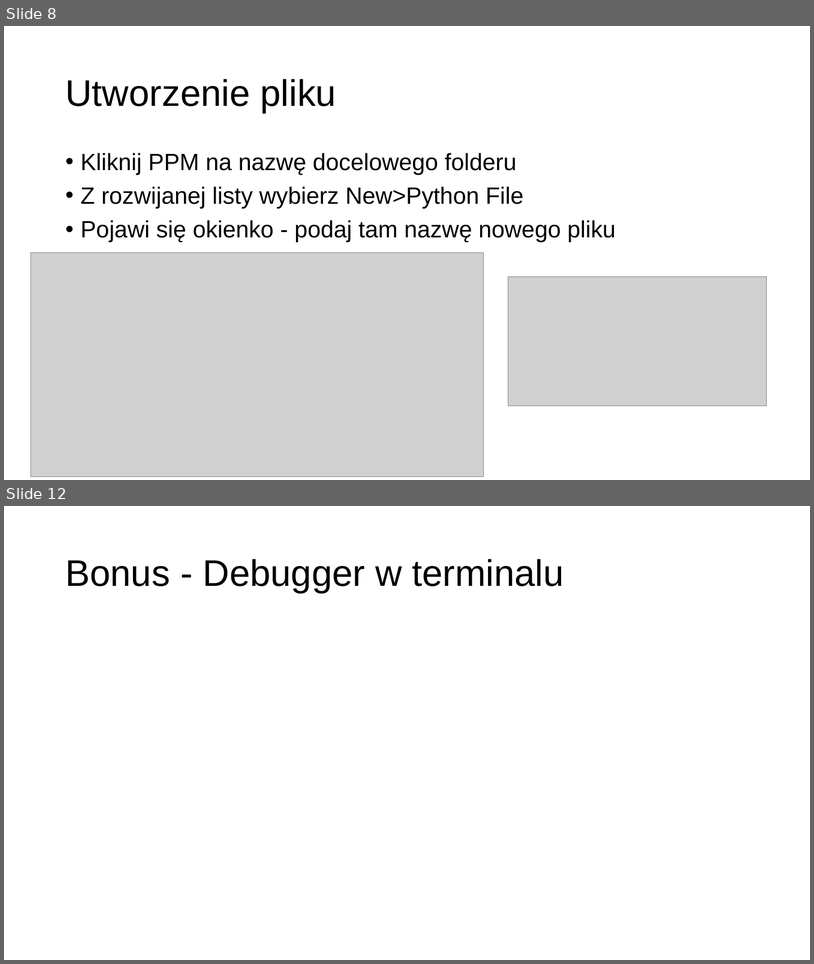
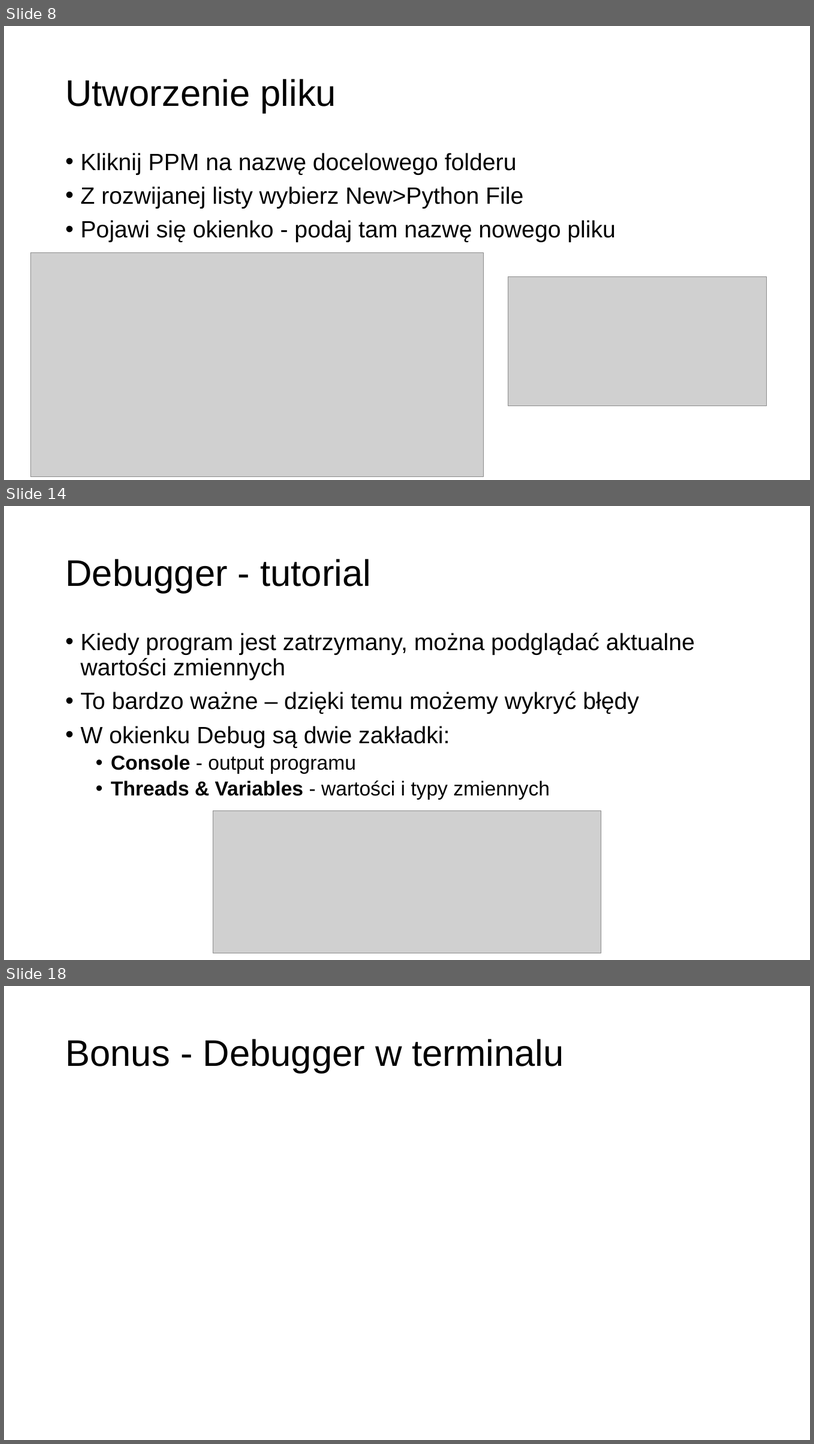
Before and after one commit to MikoStoro/ETI_Academy_Matura, a slide deck: prezentacje/prezentacja1.pptx. Shown one above the other, each under a label of ours: slides 8 and 12 before the commit, slides 8, 14 and 18 after it; the slides between them are not shown. The pictures are 814x964 and 814x1444 pixels, drawn with LibreOffice and Linux fonts; fonts in the diff are those of the drawing; grey boxes stand for pictures; background and template pictures are left out. Boxes give left, top, right and bottom in pixels: in the first picture for what was removed or moved away, otherwise in the second. Text is boxed around its words. In the diff, an @@ line names an element or a change of style, - is before the commit and + after.

```diff
--- a/prezentacje/prezentacja1.pptx
+++ b/prezentacje/prezentacja1.pptx
@@ slide 14 added at [4,506,810,960], background picture (left out) @@
@@ title added at [65,559,372,593], 44 pt, text #000000 @@
+Debugger - tutorial
@@ text added at [81,633,695,799], 28 pt, text #000000 @@
+• Kiedy program jest zatrzymany, można podglądać aktualne wartości zmiennych
+• To bardzo ważne – dzięki temu możemy wykryć błędy
+• W okienku Debug są dwie zakładki:
+  • Console - output programu
+  • Threads & Variables - wartości i typy zmiennych
@@ picture added at [213,810,601,953] @@
@@ what was slide 12 is now slide 18 @@
```
Also in this commit, not shown: 2 slides changed, 7 other slides added, 2 slides removed, 9 other files.
